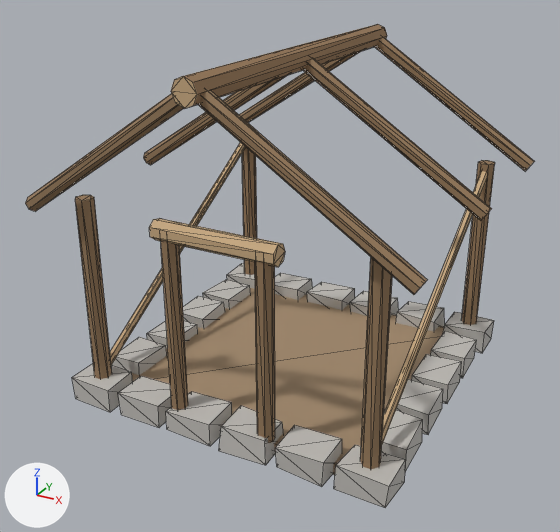
Renders of the glTF model assets/3d/models/building_oven_house_frame.glb from each side of a commit.
The view is the same before and after, from a 50 mm camera at (3.42, -6.62, 4.49) aimed at (-0.08, -0.26, 1.31). Every picture has the same lights, and +X, +Y and +Z are marked at lower left. The picture after the commit comes second. Mesh edges are drawn as thin lines. Vertices at exactly the same position are counted once.

Names of what the first picture shows: 'building_oven_house_frame'.
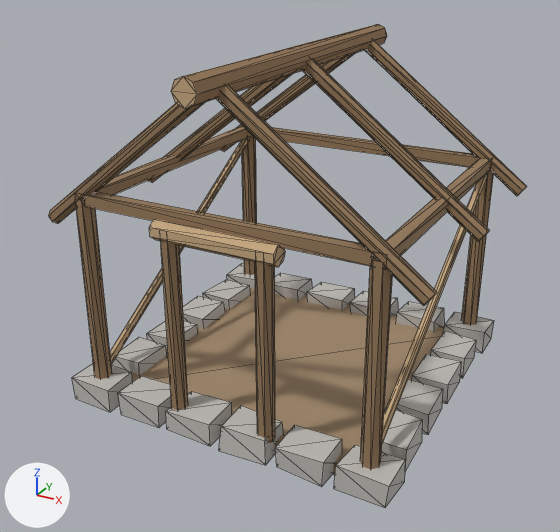
Where the change shows, as pixel boxes (x1, y1, x2, y2) in the pictures (560 x 532 px):
'building_oven_house_frame', reshaped
    before: (26, 24, 534, 508)
    after: (48, 24, 527, 508)
part 1 of me_building_oven_house_frame, added
    after: (48, 85, 437, 306)
part 2 of me_building_oven_house_frame, added
    after: (220, 40, 527, 196)
part 3 of me_building_oven_house_frame, added (brown)
    after: (74, 126, 492, 269)
part 4 of me_building_oven_house_frame, cut back
    before: (26, 37, 534, 295)
    after: (148, 59, 490, 241)

The change in detail:
me_building_oven_house_frame is used by ob_building_oven_house_frame; location (0.0, 0.0, 0.0).
me_building_oven_house_frame had 383 vertices, 624 faces and spanned x -1.92..1.92, y -1.88..1.88, z 0.0..3.47.
me_building_oven_house_frame now has 407 vertices, 672 faces and spans x -1.92..1.92, y -1.88..1.88, z 0.0..3.47.
me_building_oven_house_frame part 1: a new loose piece of 27 vertices spanning x -1.92..1.92, y -1.55..-1.4, z 1.86..3.41.
me_building_oven_house_frame part 2: a new loose piece of 27 vertices spanning x -1.92..1.92, y 1.41..1.56, z 1.86..3.41.
me_building_oven_house_frame part 3: a new loose piece of 24 vertices spanning x -1.54..1.54, y -1.54..1.54, z 2.11..2.23, in mat_wood_dark (brown #957959).
Part 4, on me_building_oven_house_frame:
64 vertices are removed from x -1.92..1.92, y -1.81..1.82, z 2.06..3.41.
144 faces are deleted.
6 vertices move from x -1.91..1.91, y -0.02..0.08, z 2.06..2.17 to x -1.92..1.92, y -0.02..0.08, z 1.86..1.96.
10 vertices are added at x -1.92..1.92, y -0.07..0.08, z 1.87..3.4.
22 new faces join them, mat_wood_dark (brown #957959).
26 new faces join them, mat_wood (beige #c8aa81).
